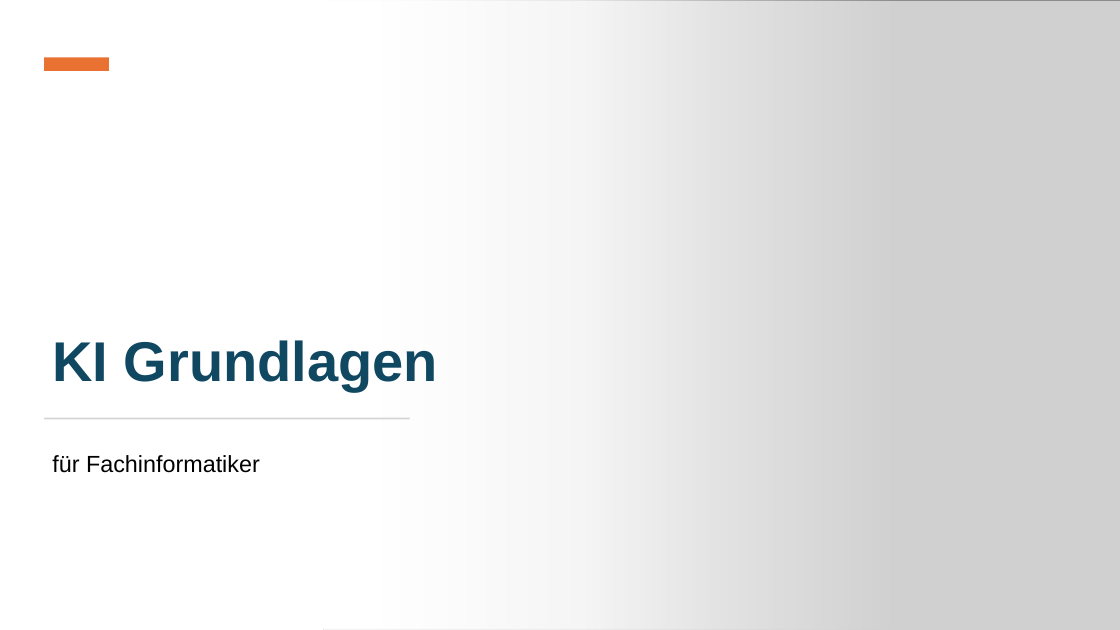
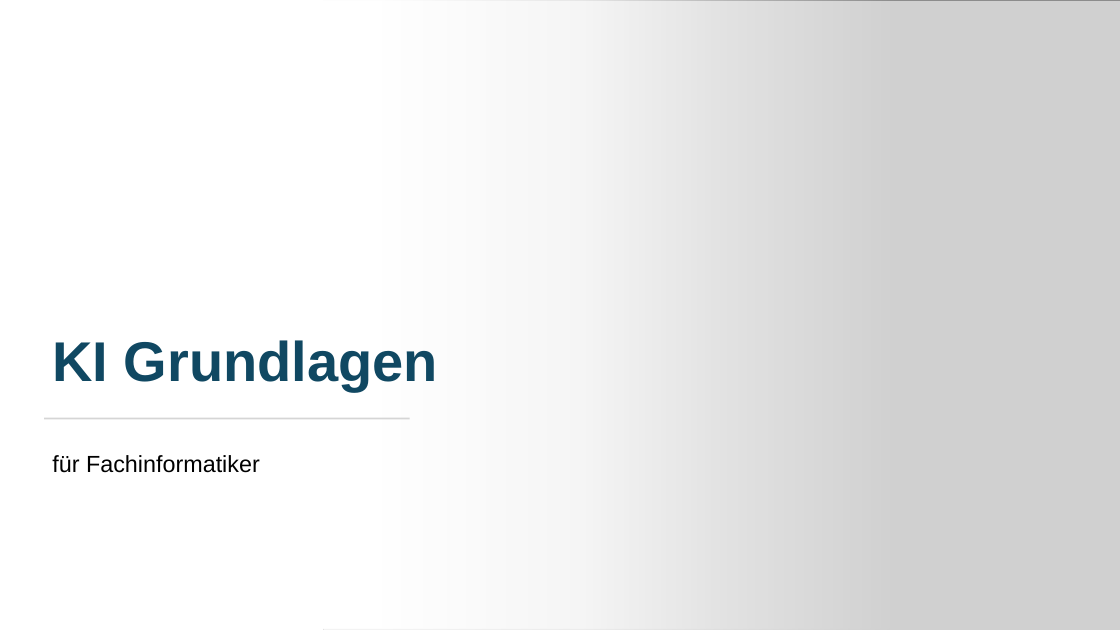
Before and after one commit to MickyRoth/Presentations, a slide deck: slide 1 of KI Grundlagen.pptx. Drawn at 1120x630 pixels with LibreOffice and Linux fonts; fonts in the diff are those of the drawing; grey boxes stand for pictures. Boxes give left, top, right and bottom in pixels: in the first picture for what was removed or moved away, otherwise in the second. Text is boxed around its words. In the diff, an @@ line names an element or a change of style, - is before the commit and + after.

Commit message:
Neu: KI Grundlagen

```diff
--- a/KI Grundlagen.pptx
+++ b/KI Grundlagen.pptx
@@ rectangle at (33,49,126,83): fill #E97132 to #FFFFFF; rotation 90 to 0 degrees @@
```
Also in this commit, not shown: 6 other slides changed, 1 slide added.
